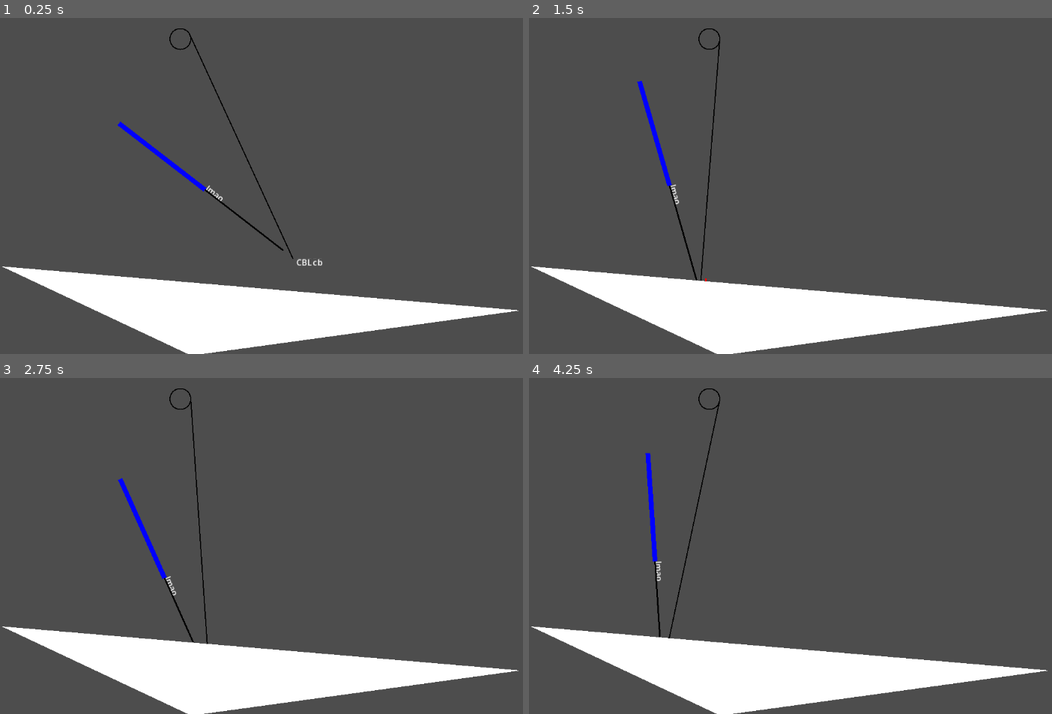
Above: before the commit, frames 1-4 (two rows, left to right).
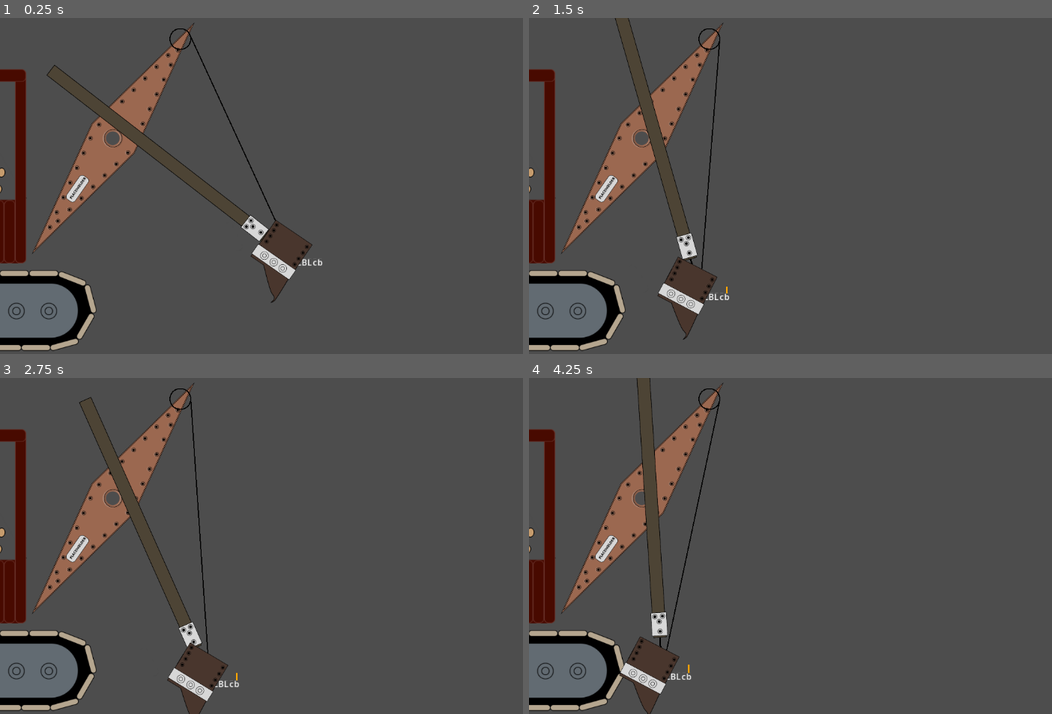
Above: after the commit, the same moments.

Repository: Lobbsterwaffles/Steam-Shov
Game: Godot game, scene res://jonly.tscn
Same seed, same stepped clock (60 frames per second), same inputs: the game is played once before the commit and once after it.
Inputs:
- Up to frame 1 (0.25 s): no input
- Up to frame 2 (1.5 s): hold Q 0.53-1.28 s; tap Space at 0.77 s; hold S from 1.28 s (still down); tap Q at 1.35 s
- Up to frame 3 (2.75 s): tap Space at 1.52 s; release S at 2.03 s; hold Q from 2.03 s (still down)
- Up to frame 4 (4.25 s): release Q at 2.78 s; tap Q at 2.85 s; tap Space at 3.02, 3.77 s; hold A from 3.53 s (still down); hold Q from 3.53 s (still down)

The runs differ from the first frame. In frame 1, 22% of the frame differs, in the area x 0-100%, y 1-100%; in frame 2, 21%; in frame 3, 20%; in frame 4, 21%.

Commit message:
graphics to objects

Diff:
--- a/jonly.tscn
+++ b/jonly.tscn
@@ -1,7 +1,12 @@
 [gd_scene format=3 uid="uid://dnkoq8b8nhrnw"]
 
-[ext_resource type="Script" uid="uid://brmupxbb2punj" path="res://crowd.gd" id="1_gna47"]
+[ext_resource type="Script" uid="uid://11jjkub0lvy6" path="res://crowd.gd" id="1_gna47"]
+[ext_resource type="Texture2D" uid="uid://hl27xikqb1ky" path="res://graphics/cabinwithguy.png" id="1_x3o0k"]
+[ext_resource type="Texture2D" uid="uid://cs1iaoy440ccd" path="res://graphics/treads.png" id="2_7hugf"]
 [ext_resource type="Script" uid="uid://bkrblqg2pd1v2" path="res://scooply.gd" id="2_gna47"]
+[ext_resource type="Texture2D" uid="uid://bu3fswrx57vtp" path="res://graphics/stickonly.png" id="2_xlmbs"]
+[ext_resource type="Texture2D" uid="uid://b15vulb5tjrjn" path="res://graphics/boom.png" id="3_iiw48"]
+[ext_resource type="Texture2D" uid="uid://ex7ytbt4gryu" path="res://graphics/bucketonly.png" id="3_pu31i"]
 
 [sub_resource type="RectangleShape2D" id="RectangleShape2D_hchs4"]
 size = Vector2(65, 69)
@@ -45,6 +50,16 @@
 position = Vector2(96, 408)
 shape = SubResource("RectangleShape2D_hchs4")
 
+[node name="Sprite2D" type="Sprite2D" parent="baselink/CollisionShape2D" unique_id=1501220923]
+position = Vector2(217, -242)
+scale = Vector2(0.8746667, 0.8746667)
+texture = ExtResource("1_x3o0k")
+flip_h = true
+
+[node name="Sprite2D" type="Sprite2D" parent="baselink/CollisionShape2D/Sprite2D" unique_id=1780811301]
+position = Vector2(-890.625, -4.5731716)
+texture = ExtResource("2_7hugf")
+
 [node name="PinJoint2D" type="PinJoint2D" parent="baselink" unique_id=443912764]
 position = Vector2(96, 408)
 node_a = NodePath("..")
@@ -59,6 +74,12 @@
 [node name="CollisionShape2D" type="CollisionShape2D" parent="arm" unique_id=1124704110]
 position = Vector2(7.6293945e-06, -2.9096985)
 shape = SubResource("RectangleShape2D_yeuc0")
+
+[node name="Sprite2D" type="Sprite2D" parent="arm/CollisionShape2D" unique_id=708914638]
+position = Vector2(42.68343, 13.308005)
+rotation = -0.7853982
+scale = Vector2(0.45107174, 0.45107174)
+texture = ExtResource("3_iiw48")
 
 [node name="sliderblock" type="RigidBody2D" parent="." unique_id=760491689]
 position = Vector2(235, 207)
@@ -79,6 +100,12 @@
 [node name="CollisionShape2D" type="CollisionShape2D" parent="crowd" unique_id=283825240]
 shape = SubResource("RectangleShape2D_dxtb6")
 
+[node name="Sprite2D" type="Sprite2D" parent="crowd/CollisionShape2D" unique_id=832757463]
+position = Vector2(-225.29951, -88.63439)
+rotation = -2.6179938
+scale = Vector2(0.5462722, 0.5462722)
+texture = ExtResource("2_xlmbs")
+
 [node name="scoop" type="RigidBody2D" parent="crowd" unique_id=1575059163 node_paths=PackedStringArray("sheave")]
 position = Vector2(215.47882, 0.5428772)
 rotation = -1.5707964
@@ -95,6 +122,14 @@
 
 [node name="CollisionShape2D" type="CollisionShape2D" parent="crowd/scoop" unique_id=1135683899]
 shape = SubResource("RectangleShape2D_gna47")
+
+[node name="Sprite2D" type="Sprite2D" parent="crowd/scoop/CollisionShape2D" unique_id=1383584872]
+position = Vector2(75.91622, -365.571)
+rotation = -1.0471976
+scale = Vector2(0.43758056, 0.4375805)
+texture = ExtResource("3_pu31i")
+
+[node name="CollisionPolygon2D" type="CollisionPolygon2D" parent="crowd/scoop" unique_id=1164235623]
 
 [node name="j_crowd_sliderblock" type="GrooveJoint2D" parent="crowd" unique_id=1877799415]
 unique_name_in_owner = true
@@ -120,12 +155,3 @@
 position = Vector2(347.0683, 40.516537)
 
 [node name="World" type="Node2D" parent="." unique_id=2097796167]
-
-[node name="Polygon2D" type="Polygon2D" parent="World" unique_id=686350412]
-position = Vector2(104.510864, 475.13483)
-scale = Vector2(11.642716, 1.9325843)
-polygon = PackedVector2Array(-8.71883, 2, 77, 46, 22.629772, 91)
-
-[node name="StaticBody2D" type="StaticBody2D" parent="World" unique_id=1374554215]
-position = Vector2(104.510864, 475.13483)
-scale = Vector2(11.642716, 1.9325843)
--- a/project.godot
+++ b/project.godot
@@ -12,7 +12,7 @@
 
 config/name="pulleyge"
 run/main_scene="uid://dnkoq8b8nhrnw"
-config/features=PackedStringArray("4.6", "GL Compatibility")
+config/features=PackedStringArray("4.7", "GL Compatibility")
 config/icon="res://icon.svg"
 
 [physics]
Not shown, added: crowd.gd.uid
Binary file added: graphics/bucketonly.png
Not shown, added: graphics/bucketonly.png.import
Binary file removed: graphics/cabin.png
Binary file added: graphics/cabinwithguy.png
Not shown, changed: graphics/cabinwithguy.png.import
Binary file added: graphics/stickonly.png
Not shown, added: graphics/stickonly.png.import
